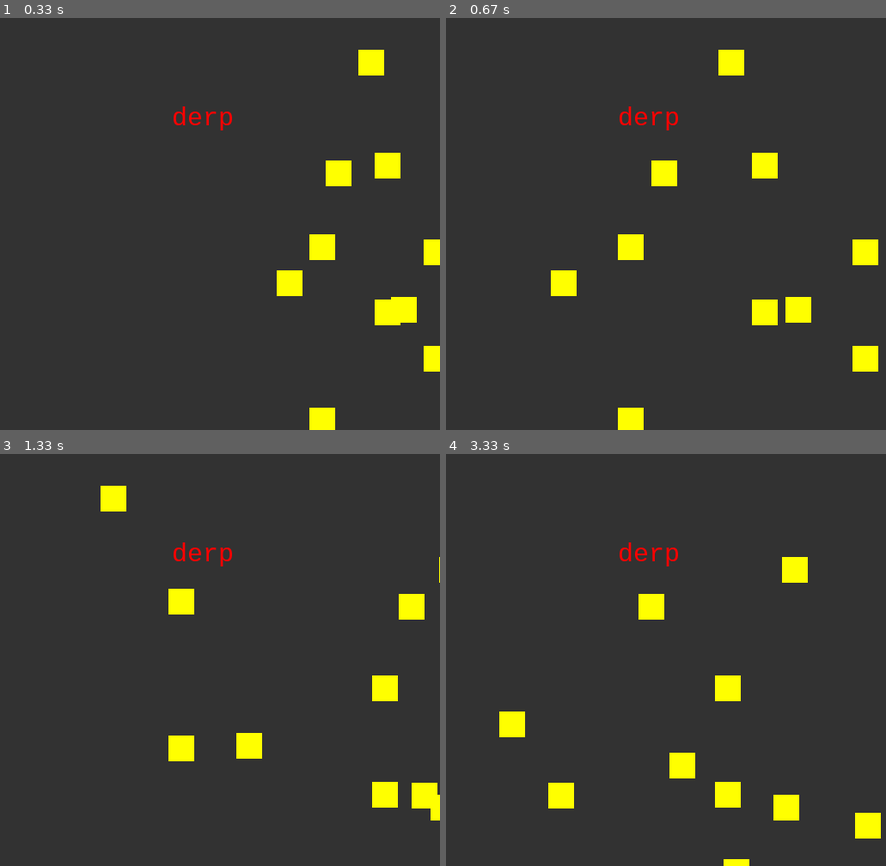
Above: before the commit, frames 1-4 (two rows, left to right).
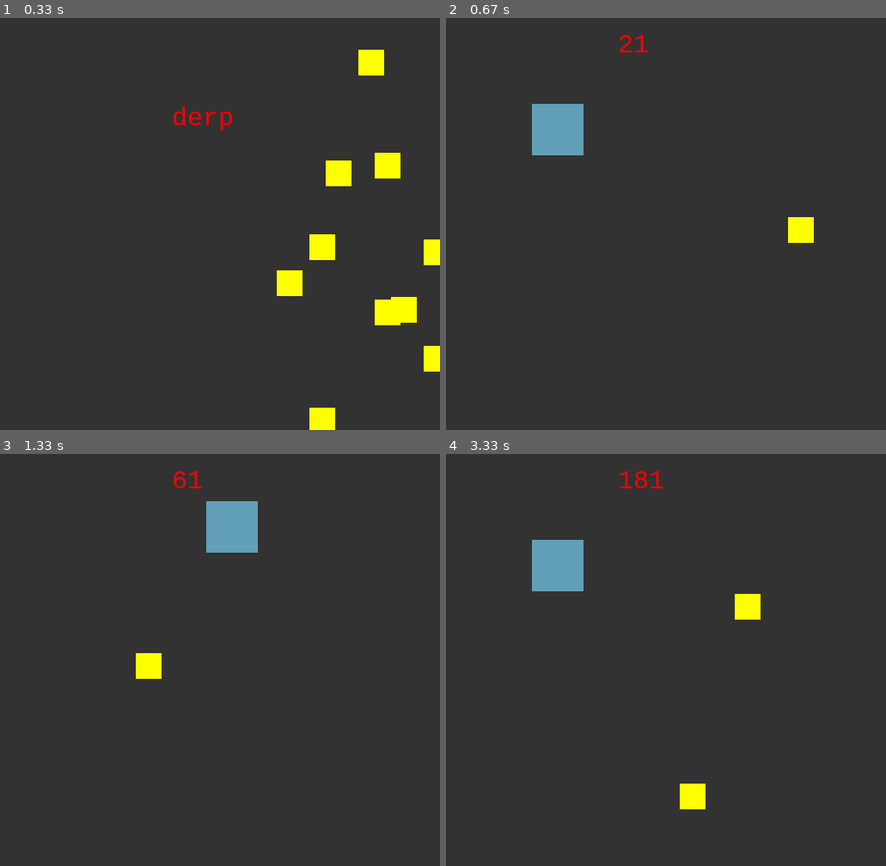
Above: after the commit, the same moments.

Repository: tfb414/code-practice
Game: pygame game, started from DigitalCrafts/Week2/Day3/blockyblocks.py
The game is run twice, just before and just after one commit, with the same random seed, the same clock (stepped at 60 frames per second) and the same inputs. The source is Python 2; it was converted automatically to run under Python 3.
Inputs:
- Up to frame 1 (0.33 s): no input
- Up to frame 2 (0.67 s): tap Enter at 0.33 s
- Up to frame 3 (1.33 s): hold Right 0.67-1.13 s; hold Up from 1.17 s (still down)
- Up to frame 4 (3.33 s): release Up at 1.47 s; hold Right 1.5-1.97 s; hold Left 2-2.53 s; hold Down 2.57-2.87 s; hold Left 2.9-3.3 s

Frame 1 is identical in both runs. In frame 2, 5.8% of the frame differs, in the area x 19-99%, y 4-100%; in frame 3, 5.2%; in frame 4, 6.0%, in the area x 12-99%, y 4-100%.

Commit message:
adds a 'menu' so you have to hit enter to start the game, but for now it just says 'derp'

Diff:
--- a/DigitalCrafts/Week2/Day3/blockyblocks.py
+++ b/DigitalCrafts/Week2/Day3/blockyblocks.py
@@ -29,7 +29,7 @@
             collision = False
             for i in range(number_of_blocks):
                 block_locations.append(array_of_blocks.blocks_array[i].rect)
-                if(block_locations[i].colliderect(hero.rect)):
+                if(block_locations[i].colliderect(self.hero.rect)):
                     collision = True
             return collision
         # def has_collided(self, collision):
@@ -38,7 +38,7 @@
         #     if collision == False:
         #         game_world.color = (97, 159, 182)
         #     return game_world.color
-        def show_score(self, score_count, hide):
+        def show_score(self, score_count):
             score_count = str(int(score_count) + 1)
             score = game_world.font.render(score_count, 1, (255,0,0))
             game_world.screen.blit(score, (200, 15))
@@ -51,7 +51,7 @@
                 number_of_blocks = number_of_blocks + 1
             return number_of_blocks
 
-        def menu(self):
+        def run_menu(self):
             game_world.number_of_blocks = 10
             array_of_blocks = Create_blocks()
             array_of_blocks.spawn(game_world.number_of_blocks)
@@ -59,6 +59,9 @@
                 for event in pygame.event.get():
                     if event.type == pygame.quit:
                         game_world.quit = True
+                    pressed = pygame.key.get_pressed()
+                    if pressed[pygame.K_RETURN]:
+                        game_world.game_loop()
                 game_world.screen.fill((50,50,50))
                 menu = game_world.font.render("derp", 1, (255,0,0))
                 game_world.screen.blit(menu, (200, 100))
@@ -66,26 +69,22 @@
                 pygame.display.update()
                 game_world.clock.tick(60)
 
-            # return score_count
-
         def game_loop(self):
+            self.hero = Hero()
+            game_world.number_of_blocks = 1
             array_of_blocks = Create_blocks()
             array_of_blocks.spawn(game_world.number_of_blocks)
             while not game_world.quit:
                 for event in pygame.event.get():
                     if event.type == pygame.QUIT:
                         game_world.quit = True
-
-                        # if event.key==pygame.K_KP_ENTER
                 game_world.screen.fill((50,50,50))
-                hero.move()
+                self.hero.move()
                 game_world.number_of_blocks = game_world.difficulty(game_world.score_count, array_of_blocks, game_world.number_of_blocks)
                 game_world.score_count = game_world.show_score(game_world.score_count)
                 collision = game_world.collision_detection(game_world.number_of_blocks, array_of_blocks)
                 game_world.block_mover(game_world.number_of_blocks, array_of_blocks)
                 game_world.quit = collision
-
-
                 pygame.display.update()
                 game_world.clock.tick(60)
 
@@ -143,8 +142,7 @@
             if pressed[pygame.K_RIGHT] and self.xloc <= (game_world.width - self.width): self.xloc += 5
 
 
-    game_world.menu()
-    # hero = Hero()
+    game_world.run_menu()
     # game_world.game_loop()
     pygame.quit()
 
